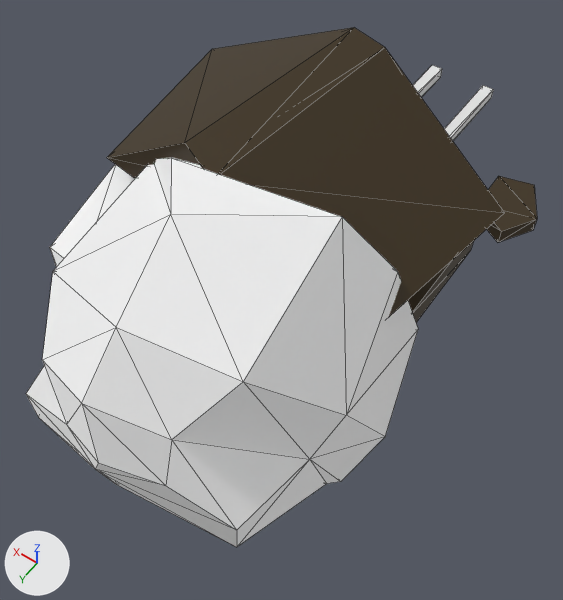
Renders of the glTF model assets/models/mine.glb from each side of a commit.
The view is the same before and after, from a camera (50 mm lens) standing at (-7.81, 9.48, 15.53) and looking at (-0.72, -0.45, -0.07). The axes (+X, +Y, +Z) are drawn at lower left. The lights are the same throughout. The first picture is the older version. Mesh edges are drawn as thin lines. Where no turn or scale is listed for an object, it has been applied to the vertices. Vertices at exactly the same position are counted once.
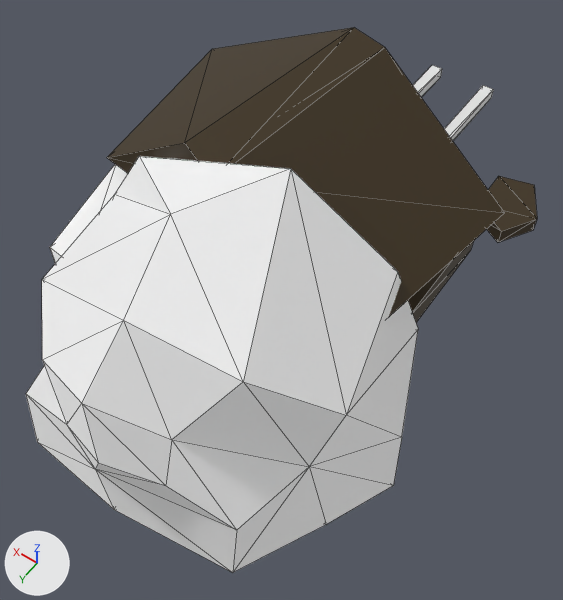
What differs and where, as boxes [x1, y1, x2, y2] in the pictures (563 x 600 px; the box of a moved part takes in the faces that stretch with it):
'Rock_5', reshaped (7% taller): before [26, 158, 418, 547]; after [26, 156, 418, 573]
part 1 of me_cube_024, moved or reshaped: before [27, 330, 418, 547]; after [26, 330, 418, 573]
part 2 of me_cube_024, moved or reshaped: before [42, 158, 398, 440]; after [42, 156, 398, 440]

Patch to the scene script:
```diff
--- a/assets/models/mine.glb.py
+++ b/assets/models/mine.glb.py
@@ me_cube_024 @@
 # used by ob_rock_5; location = (0.0, 0.0, 0.0)
 # before: 13 (2.72, 5.13, -1.54) at pixel (38, 417), 38 (0.03, 5.27, -1.78) at pixel (116, 484), 39 (-3.24, 4.81, -1.74) at pixel (236, 547)
-me_cube_024.from_pydata(...)  # 47 vertices, 90 faces; spans x -4.61..4.68, y -1.99..5.77, z -2.16..5.15
-me_cube_024.vertices[23].co = (-4.61, 0.71, -1.32)  # pixel (385, 436)
-me_cube_024.vertices[24].co = (-4.23, 2.0, -2.02)  # pixel (340, 481)
-me_cube_024.vertices[28].co = (-3.71, 2.65, -0.38)  # pixel (309, 459)
-me_cube_024.vertices[32].co = (-3.96, 2.21, -2.11)  # pixel (326, 483)
-me_cube_024.vertices[1].co = (2.0, 0.59, 3.98)
-me_cube_024.vertices[3].co = (1.92, 3.84, 3.39)  # pixel (52, 271)
-me_cube_024.vertices[15].co = (0.74, 1.24, 5.15)  # pixel (171, 157)
-me_cube_024.vertices[18].co = (-2.65, 0.25, 4.69)  # pixel (342, 216)
-me_cube_024.vertices[20].co = (-0.15, 4.17, 3.47)  # pixel (116, 327)
-me_cube_024.vertices[31].co = (0.15, 0.76, 4.85)
+me_cube_024.from_pydata(...)  # 47 vertices, 90 faces; spans x -5.32..4.68, y -1.99..5.77, z -2.37..5.29
+# me_cube_024 part 1
+for i in [13, 38, 39]: me_cube_024.vertices[i].co += Vector((-0.13, 0.36, -0.59))
+me_cube_024.vertices[23].co = (-4.96, 0.52, -1.26)  # pixel (401, 437)
+me_cube_024.vertices[24].co = (-5.32, 1.39, -1.96)  # pixel (393, 485)
+me_cube_024.vertices[28].co = (-3.9, 2.97, 0.01)  # pixel (309, 466)
+me_cube_024.vertices[32].co = (-4.51, 3.06, -2.14)  # pixel (326, 524)
+# me_cube_024 part 2
+me_cube_024.vertices[1].co = (2.59, 1.35, 3.19)  # pixel (114, 194)
+me_cube_024.vertices[3].co = (2.5, 3.83, 2.7)  # pixel (41, 279)
+me_cube_024.vertices[15].co = (1.55, 1.35, 4.84)  # pixel (139, 156)
+me_cube_024.vertices[18].co = (-1.44, 0.27, 5.29)  # pixel (290, 168)
+me_cube_024.vertices[20].co = (-0.38, 4.13, 3.83)  # pixel (123, 320)
+me_cube_024.vertices[31].co = (0.64, 0.72, 4.76)
 me_cube_024.materials.append(mat_rock_003)
```
